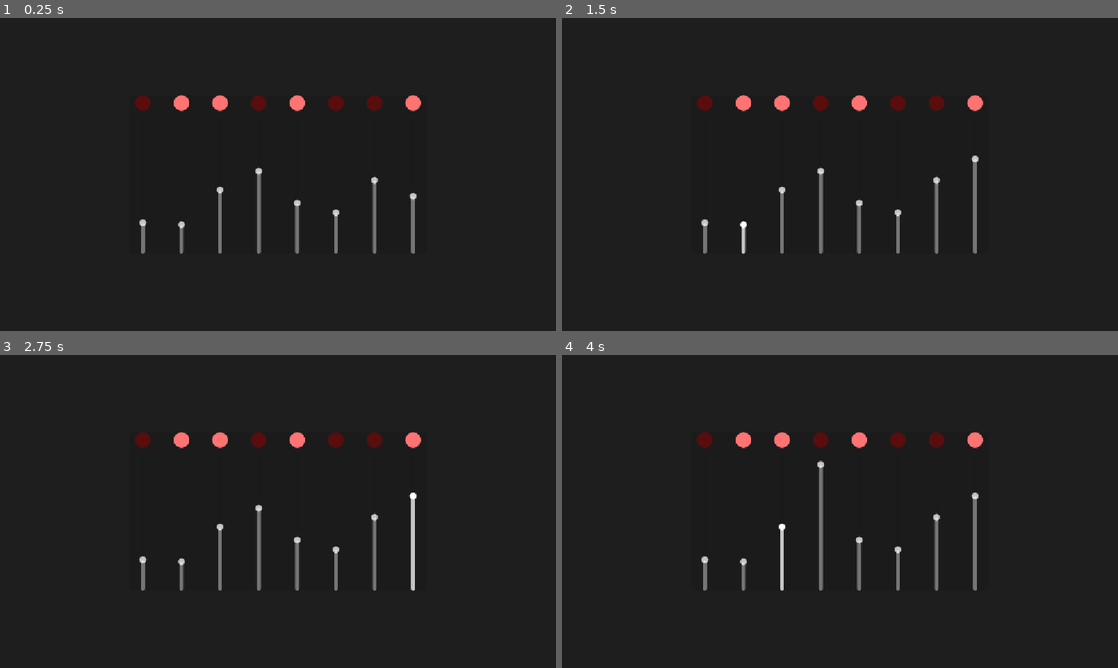
Above: before the commit, frames 1-4 (two rows, left to right).
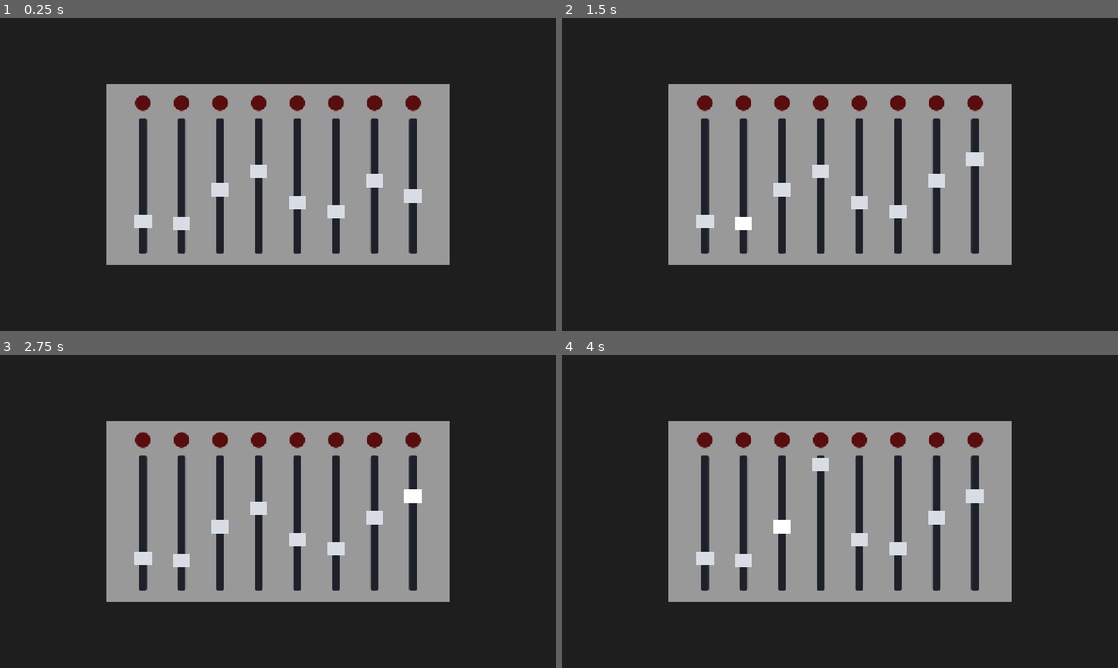
Above: after the commit, the same moments.

Repository: boredguywithacomputer/untitled-hackclub-game
Game: Godot game, scene res://power_minigame.tscn
Two runs of this game, one before a commit and one after it. Both use one fixed random seed, a clock stepped at 60 frames per second and the inputs below.
Inputs (mouse positions are in pixels of both pictures, inside the frame that each line leads up to):
- Up to frame 1 (0.25 s): no input
- Up to frame 2 (1.5 s): tap Enter at 0.5 s; move the mouse to (962, 158) at 0.52 s; hold Right 0.53-1.25 s; tap Alt at 0.6 s; click (962, 158) at 0.67 s; tap Space at 1.25 s; drag from (728, 190) to (812, 237) at 1.27 s
- Up to frame 3 (2.75 s): tap Enter at 2 s; move the mouse to (333, 442) at 2.02 s; hold Right from 2.03 s (still down); tap Alt at 2.1 s; click (333, 442) at 2.17 s
- Up to frame 4 (4 s): release Right at 2.75 s; tap Space at 2.75 s; drag from (812, 574) to (673, 464) at 2.77 s; tap Enter at 3.5 s; move the mouse to (1006, 558) at 3.52 s; hold Left from 3.53 s (still down); tap Alt at 3.6 s; click (1006, 558) at 3.67 s

The runs differ from the first frame. In frame 1, 32% of the frame differs, in the area x 19-81%, y 21-79%; in frame 2, 32%; in frame 3, 32%; in frame 4, 32%.

Commit message:
working on repeat (simon says) minigame

Diff:
--- a/filter_minigame.gd
+++ b/filter_minigame.gd
@@ -2,10 +2,12 @@
 
 signal completed
 
+# variable initialization
+
 const LEAF_COUNT := 10
 const LEAF_SIZE := Vector2(56, 56)
-const SUCTION_RADIUS := 150.0
-const MIN_V := 90.0
+const SUCTION_RADIUS := 150.0 # how close a leaf needs to get to the center of the left side to get sucked in
+const MIN_V := 90.0 # speed of the leaves will range between these numbers
 const MAX_V := 170.0
 const ROAM_RECT := Rect2(200, 20, 800, 610)
 
@@ -130,7 +132,7 @@
 
 func _on_completed() -> void:
 	completed.emit()
-	await get_tree().create_timer(0.6).timeout
+	await get_tree().create_timer(1.6).timeout
 	print("successful completion")
 	close()
 
--- a/power_minigame.gd
+++ b/power_minigame.gd
@@ -1,6 +1,8 @@
 extends CanvasLayer
 
 signal completed
+
+# variable initialization
 
 const SLIDER_COUNT := 8
 const SLIDER_SIZE := Vector2(56, 280)
@@ -10,6 +12,31 @@
 const COLOR_ON := Color(1.0, 0.45, 0.45)
 const COLOR_OFF := Color(0.35, 0.05, 0.05)
 const COLOR_DONE := Color(0.2, 0.9, 0.35)
+const GRABBER_SIZE = Vector2i(36, 28)
+
+# slider styling
+
+var grabber_tex: ImageTexture
+var grabber_hover_tex: ImageTexture
+var grabber_off_tex: ImageTexture
+
+func _solid_texture(size: Vector2i, color: Color) -> ImageTexture:
+	var img := Image.create(size.x, size.y, false, Image.FORMAT_RGBA8)
+	img.fill(color)
+	return ImageTexture.create_from_image(img)
+
+func _style_slider(s: VSlider) -> void:
+	var track := StyleBoxFlat.new()
+	track.bg_color = Color(0.12, 0.13, 0.16)
+	track.set_corner_radius_all(4)
+	track.content_margin_left = 8
+	track.content_margin_right = 8
+	s.add_theme_stylebox_override("slider", track)
+	s.add_theme_stylebox_override("grabber_area", StyleBoxEmpty.new())
+	s.add_theme_stylebox_override("grabber_area_highlight", StyleBoxEmpty.new())
+	s.add_theme_icon_override("grabber", grabber_tex)
+	s.add_theme_icon_override("grabber_highlight", grabber_hover_tex)
+	s.add_theme_icon_override("grabber_disabled", grabber_off_tex)
 
 class Lane:
 	var slider: VSlider
@@ -23,9 +50,13 @@
 var done_count := 0
 
 func _ready() -> void:
+	grabber_tex = _solid_texture(GRABBER_SIZE, Color(0.85, 0.87, 0.9))
+	grabber_hover_tex = _solid_texture(GRABBER_SIZE, Color.WHITE)
+	grabber_off_tex = _solid_texture(GRABBER_SIZE, Color(0.45, 0.47, 0.5))
+
 	var directions: Array[bool] = []
 	for i in SLIDER_COUNT:
-		directions.append(i % 2 == 0) # half of them go up, half of them go down
+		directions.append(randf() < 0.5) # some of them go up, some of them go down
 	directions.shuffle()
 
 	for move_up in directions:
@@ -56,6 +87,7 @@
 
 	# slider parameters
 	var s := VSlider.new()
+	_style_slider(s)
 	s.min_value = 0.0
 	s.max_value = 1.0
 	s.step = 0.001
@@ -91,6 +123,7 @@
 
 func _on_completed() -> void:
 	completed.emit()
+	print("successful completion")
 	await get_tree().create_timer(1.6).timeout
 	close()
 
--- a/power_minigame.tscn
+++ b/power_minigame.tscn
@@ -1,6 +1,12 @@
 [gd_scene format=3 uid="uid://bddg0dskqtti6"]
 
 [ext_resource type="Script" uid="uid://cdh4ym4fknuf" path="res://power_minigame.gd" id="1_ousdp"]
+
+[sub_resource type="StyleBoxFlat" id="StyleBoxFlat_ousdp"]
+content_margin_left = 48.0
+content_margin_top = 24.0
+content_margin_right = 48.0
+content_margin_bottom = 24.0
 
 [node name="PowerMinigame" type="CanvasLayer" unique_id=811661893]
 script = ExtResource("1_ousdp")
@@ -36,6 +42,7 @@
 offset_bottom = 20.0
 grow_horizontal = 2
 grow_vertical = 2
+theme_override_styles/panel = SubResource("StyleBoxFlat_ousdp")
 
 [node name="Board" type="HBoxContainer" parent="Root/Panel" unique_id=1348637690]
 layout_mode = 2
--- /dev/null
+++ b/repeat_minigame.gd
@@ -0,0 +1,147 @@
+extends CanvasLayer
+
+signal completed
+
+const CELL_COUNT := 9
+const CELL_SIZE := Vector2(64, 64)
+const SEQUENCE_LENGTH := 6
+const FLASH_ON := 0.5
+const FLASH_OFF := 0.5
+const START_DELAY := 0.8
+const INPUT_TIME := 12.0
+const FAIL_FLASHES := 3
+const FAIL_FLASH_TIME := 0.25
+const COLOR_OFF := Color(0.35, 0.05, 0.05)
+const COLOR_ON := Color(1.0, 0.2, 0.2)
+
+enum State { SHOWING, ENTERING, FAILED, DONE }
+
+@onready var button_grid: GridContainer = $Root/Panel/Board/InputPanel/ButtonGrid
+@onready var light_grid: GridContainer = $Root/Panel/Board/OutputPanel/LightGrid
+
+var state := State.SHOWING
+var sequence: Array[int] = []
+var input_index := 0
+var time_left := 0.0
+var buttons: Array[Button] = []
+var lights: Array[ColorRect] = []
+
+func _ready() -> void:
+	for i in CELL_COUNT:
+		lights.append(_make_light())
+		buttons.append(_make_button(i))
+	_start_round()
+
+func _input(event: InputEvent) -> void:
+	if event.is_action_pressed("ui_cancel"):
+		close()
+
+func _make_light() -> ColorRect:
+	var light := ColorRect.new()
+	light.custom_minimum_size = CELL_SIZE
+	light.color = COLOR_OFF
+	light_grid.add_child(light)
+	return light
+
+func _make_button(index: int) -> Button:
+	var btn := Button.new()
+	btn.custom_minimum_size = CELL_SIZE
+	btn.focus_mode = Control.FOCUS_NONE # no space/enter input
+	btn.action_mode = BaseButton.ACTION_MODE_BUTTON_PRESS # register on initial press, not release
+	_style_button(btn)
+	btn.pressed.connect(_on_button_pressed.bind(index))
+	button_grid.add_child(btn)
+	return btn
+
+func _style_button(btn: Button) -> void:
+	var colors := {
+		"normal": Color(0.55, 0.55, 0.58),
+		"hover": Color(0.68, 0.68, 0.72),
+		"pressed": Color(0.85, 0.85, 0.9),
+		"disabled": Color(0.4, 0.4, 0.42)
+	}
+	for style_name in colors:
+		var sb := StyleBoxFlat.new()
+		sb.bg_color = colors[style_name]
+		sb.set_corner_radius_all(6)
+		btn.add_theme_stylebox_override(style_name, sb)
+
+func _start_round() -> void:
+	state = State.SHOWING
+	_set_buttons_enabled(false)
+
+	sequence.clear()
+	for i in SEQUENCE_LENGTH:
+		sequence.append(randi.range(0, CELL_COUNT - 1))
+	print(sequence)
+
+	var tw := create_tween()
+	tw.tween_interval(START_DELAY)
+	for idx in sequence:
+		tw.tween_callback(_set_light.bind(idx, true))
+		tw.tween_interval(FLASH_ON)
+		tw.tween_callback(_set_light.bind(idx, false))
+		tw.tween_interval(FLASH_OFF)
+	tw.tween_callback(_begin_input)
+
+func _begin_input() -> void:
+	state = State.ENTERING
+	input_index = 0
+	time_left = INPUT_TIME
+	_set_buttons_enabled(true)
+
+func _set_light(index: int, on: bool) -> void:
+	lights[index].color = COLOR_ON if on else COLOR_OFF
+
+func _set_all_lights(on: bool) -> void:
+	for i in CELL_COUNT:
+		_set_light(i, on)
+
+func _set_buttons_enabled(enabled: bool) -> void:
+	for b in buttons:
+		b.disabled = not enabled
+
+func _on_button_pressed(index: int) -> void:
+	if state != State.ENTERING:
+		return
+
+	if index != sequence[input_index]:
+		_fail()
+		return
+
+	# otherwise, the player pressed the correct button so continue the sequence
+	input_index += 1
+	if input_index == sequence.size():
+		_win()
+
+func _process(delta: float) -> void:
+	if state != State.ENTERING:
+		return
+	time_left -= delta
+	if time_left <= 0.0:
+		_fail()
+
+func _fail() -> void:
+	state = State.FAILED
+	_set_buttons_enabled(false)
+
+	var tw := create_tween()
+	for i in FAIL_FLASHES:
+		tw.tween_callback(_set_all_lights.bind(true))
+		tw.tween_interval(FAIL_FLASH_TIME)
+		tw.tween_callback(_set_all_lights.bind(false))
+		tw.tween_interval(FAIL_FLASH_TIME)
+	tw.tween_callback(_start_round)
+
+func _win() -> void:
+	state = State.DONE
+	_set_buttons_enabled(false)
+	completed.emit()
+
+	var tw := create_tween()
+	tw.tween_interval(0.6)
+	tw.tween_callback(close)
+
+func close() -> void:
+	get_tree().paused = false
+	queue_free()
--- /dev/null
+++ b/repeat_minigame.tscn
@@ -0,0 +1,84 @@
+[gd_scene format=3 uid="uid://bdbswjmnli37e"]
+
+[ext_resource type="Script" uid="uid://cd3b1sv5p6sub" path="res://repeat_minigame.gd" id="1_duypc"]
+
+[sub_resource type="StyleBoxFlat" id="StyleBoxFlat_ousdp"]
+content_margin_left = 48.0
+content_margin_top = 24.0
+content_margin_right = 48.0
+content_margin_bottom = 24.0
+
+[sub_resource type="StyleBoxFlat" id="StyleBoxFlat_ejfdj"]
+content_margin_left = 16.0
+content_margin_top = 16.0
+content_margin_right = 16.0
+content_margin_bottom = 16.0
+bg_color = Color(0.10980392, 0.11764706, 0.14117648, 1)
+
+[sub_resource type="StyleBoxFlat" id="StyleBoxFlat_pg2b0"]
+content_margin_left = 16.0
+content_margin_top = 16.0
+content_margin_right = 16.0
+content_margin_bottom = 16.0
+bg_color = Color(0.10980392, 0.11764706, 0.14117648, 1)
+
+[node name="RepeatMinigame" type="CanvasLayer" unique_id=811661893]
+script = ExtResource("1_duypc")
+
+[node name="Root" type="Control" parent="." unique_id=1050842131]
+layout_mode = 3
+anchors_preset = 15
+anchor_right = 1.0
+anchor_bottom = 1.0
+grow_horizontal = 2
+grow_vertical = 2
+mouse_filter = 2
+
+[node name="Dim" type="ColorRect" parent="Root" unique_id=592711254]
+layout_mode = 1
+anchors_preset = 15
+anchor_right = 1.0
+anchor_bottom = 1.0
+grow_horizontal = 2
+grow_vertical = 2
+color = Color(0, 0, 0, 0.6)
+
+[node name="Panel" type="PanelContainer" parent="Root" unique_id=1241849510]
+layout_mode = 1
+anchors_preset = 8
+anchor_left = 0.5
+anchor_top = 0.5
+anchor_right = 0.5
+anchor_bottom = 0.5
+offset_left = -20.0
+offset_top = -20.0
+offset_right = 20.0
+offset_bottom = 20.0
+grow_horizontal = 2
+grow_vertical = 2
+theme_override_styles/panel = SubResource("StyleBoxFlat_ousdp")
+
+[node name="Board" type="HBoxContainer" parent="Root/Panel" unique_id=1348637690]
+layout_mode = 2
+theme_override_constants/separation = 32
+alignment = 1
+
+[node name="InputPanel" type="PanelContainer" parent="Root/Panel/Board" unique_id=1719189216]
+layout_mode = 2
+theme_override_styles/panel = SubResource("StyleBoxFlat_ejfdj")
+
+[node name="ButtonGrid" type="GridContainer" parent="Root/Panel/Board/InputPanel" unique_id=942851075]
+layout_mode = 2
+theme_override_constants/h_separation = 12
+theme_override_constants/v_separation = 12
+columns = 3
+
+[node name="OutputPanel" type="PanelContainer" parent="Root/Panel/Board" unique_id=1409758207]
+layout_mode = 2
+theme_override_styles/panel = SubResource("StyleBoxFlat_pg2b0")
+
+[node name="LightGrid" type="GridContainer" parent="Root/Panel/Board/OutputPanel" unique_id=1498260445]
+layout_mode = 2
+theme_override_constants/h_separation = 12
+theme_override_constants/v_separation = 12
+columns = 3
--- a/wiring_minigame.gd
+++ b/wiring_minigame.gd
@@ -15,6 +15,8 @@
 @onready var left_col: VBoxContainer = $Root/Panel/Board/Left
 @onready var right_col: VBoxContainer = $Root/Panel/Board/Right
 
+# variable initialization
+
 var squares: Array[ColorRect] = [] # initial square that dragging started from
 var dragging_from: ColorRect = null # the wire following the mouse
 var drag_line: Line2D = null
@@ -24,9 +26,9 @@
 func _ready() -> void:
 	_build_squares()
 
-	await get_tree().process_frame
-	for sq in squares:
-		print(sq.get_meta("side"), " ", sq.color, " ", sq.get_global_rect())
+	#await get_tree().process_frame
+	#for sq in squares:
+		#print(sq.get_meta("side"), " ", sq.color, " ", sq.get_global_rect())
 
 # create wire objects on left and right
 func _build_squares() -> void:
@@ -110,7 +112,7 @@
 
 	if target != null and _is_valid_match(dragging_from, target):
 		_snap(dragging_from, target)
-		print(dragging_from, " connected")
+		#print(dragging_from, " connected")
 	else:
 		drag_line.queue_free()
 
@@ -139,7 +141,7 @@
 func _on_completed() -> void:
 	completed.emit()
 	print("successful completion")
-	await get_tree().create_timer(0.6).timeout
+	await get_tree().create_timer(1.6).timeout
 	close()
 
 func close() -> void:
Not shown, added: repeat_minigame.gd.uid
